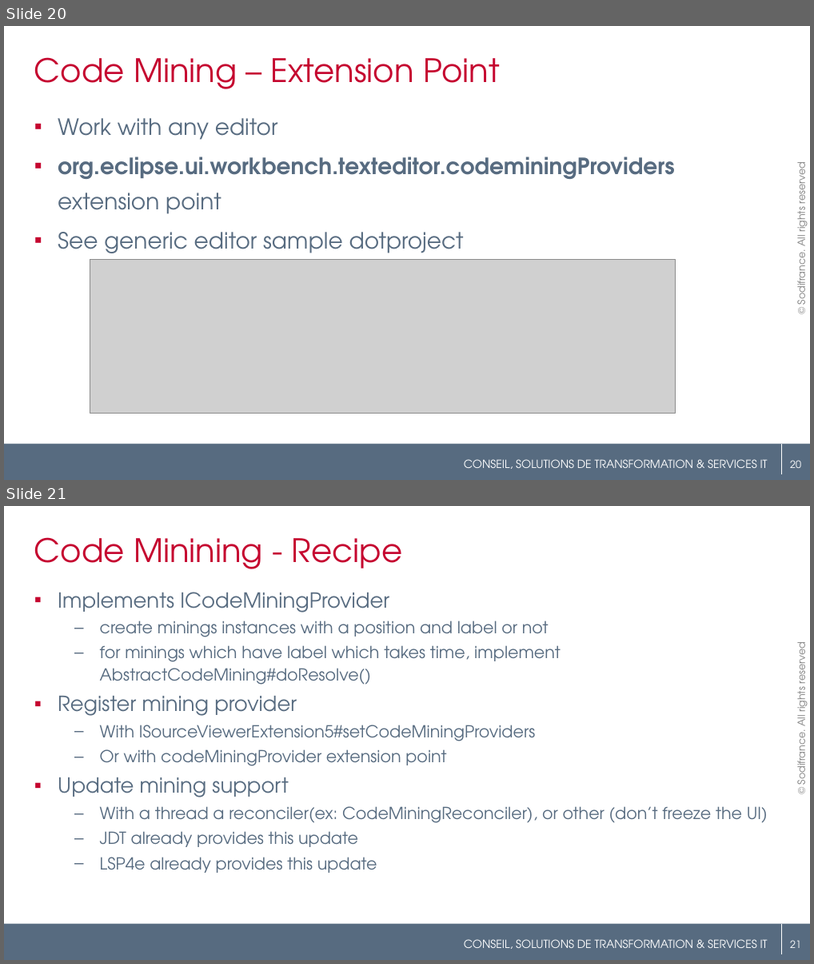
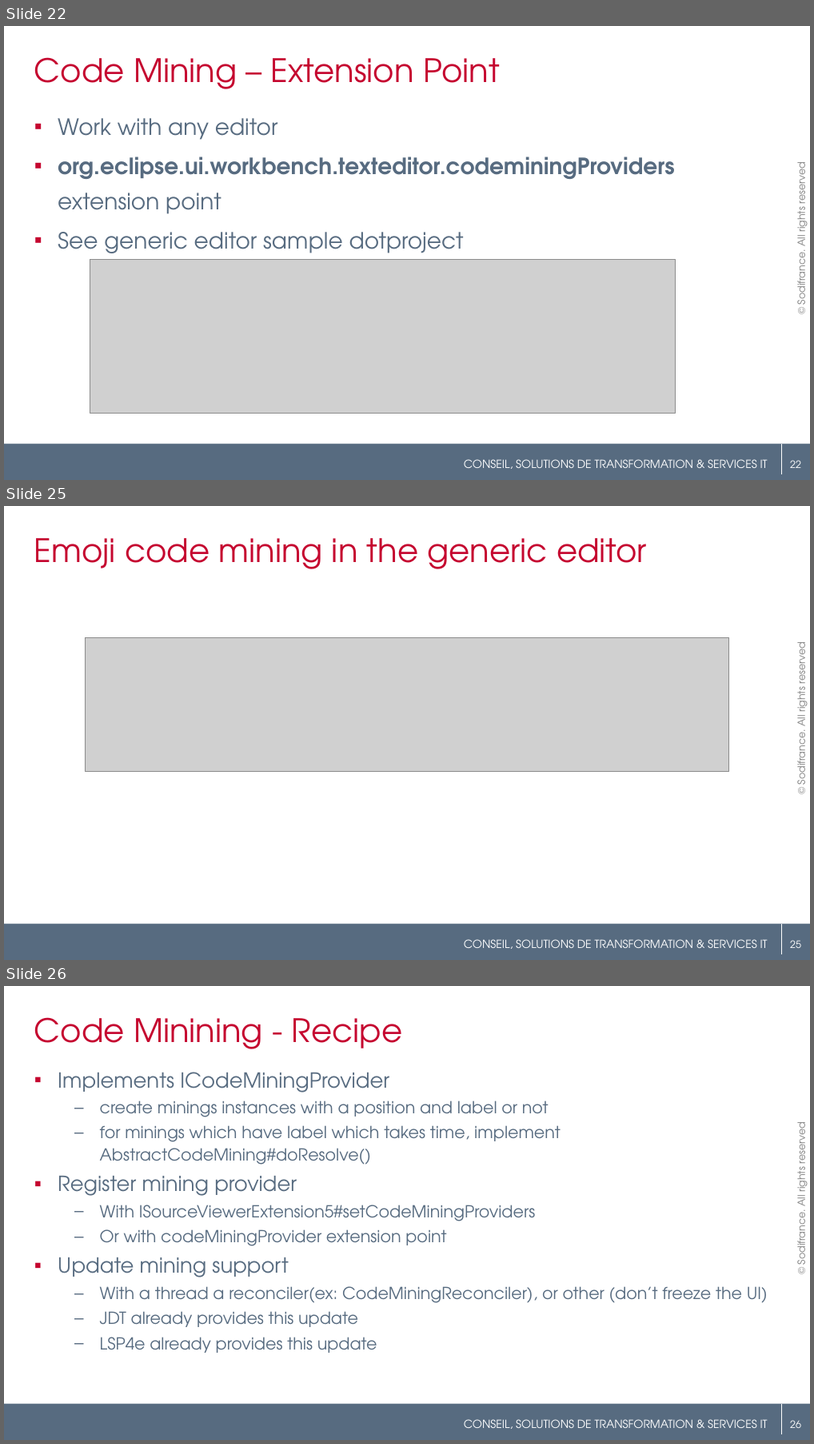
Before and after one commit to angelozerr/EclipseConFrance2018, a slide deck: EclipseConFrance2018_CodeMining.pptx. Shown one above the other, each under a label of ours: slides 20 and 21 before the commit, slides 22, 25 and 26 after it; the slides between them are not shown. The pictures are 814x964 and 814x1444 pixels, drawn with LibreOffice and Linux fonts; fonts in the diff are those of the drawing; grey boxes stand for pictures; background and template pictures are left out. Boxes give left, top, right and bottom in pixels: in the first picture for what was removed or moved away, otherwise in the second. Text is boxed around its words. In the diff, an @@ line names an element or a change of style, - is before the commit and + after.

Commit message:
Add emoji editor.

```diff
--- a/EclipseConFrance2018_CodeMining.pptx
+++ b/EclipseConFrance2018_CodeMining.pptx
@@ slide 25 added at <box>4,506,810,960</box>, background #FFFFFF; not listed: 5 template elements that a slide beside it also shows @@
@@ title added at <box>34,538,647,569</box>, 28.8 pt, text #C5062F @@
+Emoji code mining in the generic editor
@@ picture added at <box>86,637,730,772</box> @@
@@ what was slide 20 is now slide 22 @@
@@ page number at <box>790,460,802,468</box>: text changed @@
-20
+22
@@ what was slide 21 is now slide 26 @@
@@ page number at <box>790,1420,802,1428</box>: text changed @@
-21
+26
```
Also in this commit, not shown: 12 slides changed, 4 other slides added.
